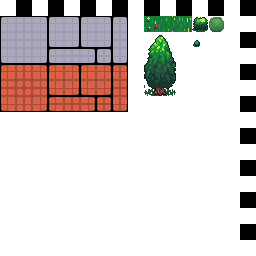
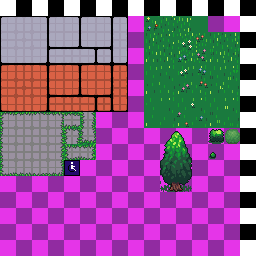
Layered file, before and after one edit (256×256). Changes by layer:
painted on "Fondo Fusionadas Merged" over [0, 16, 240, 256]
showed "Background Merged", painted on it over [0, 16, 240, 256]
